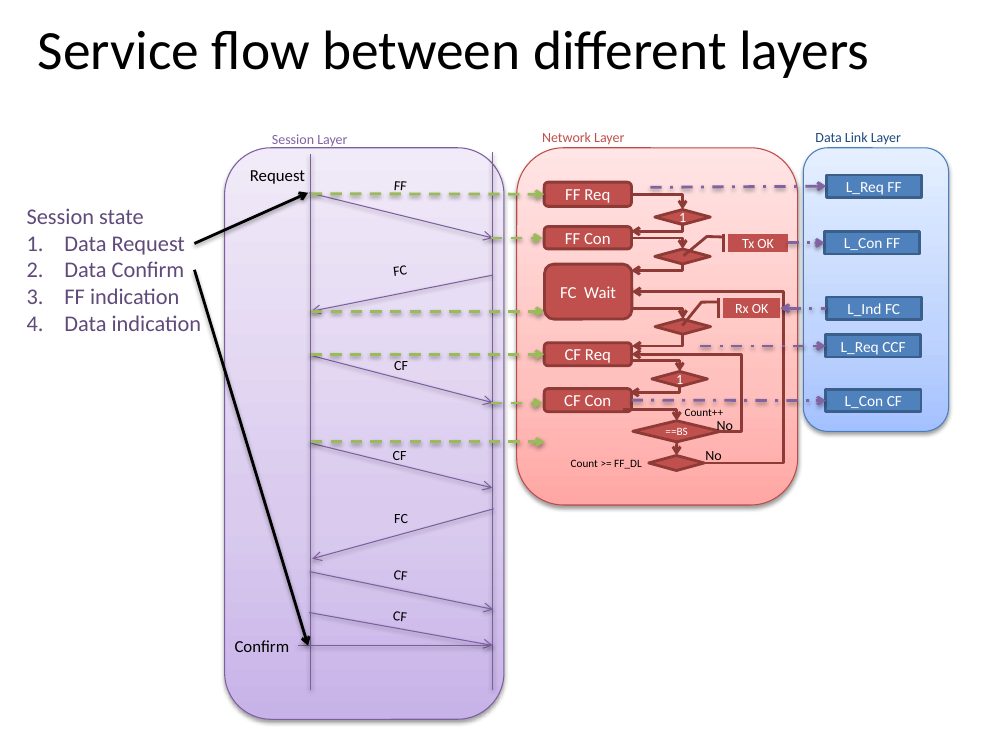
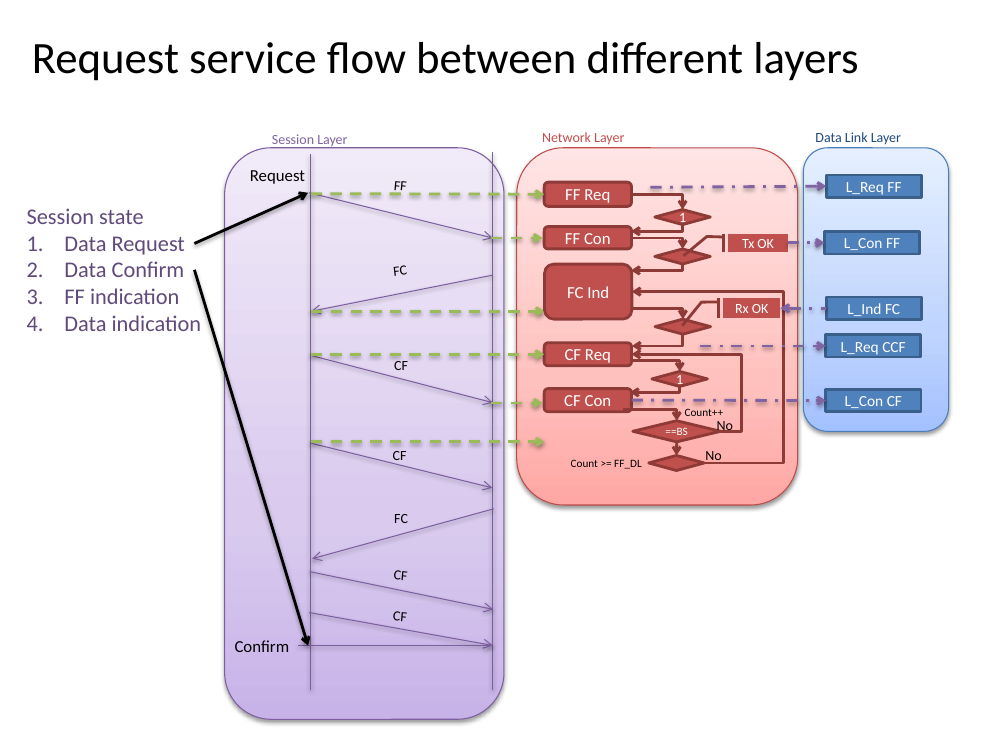
Before and after one commit to lznzhou33zzz/OBDII, a slide deck: slide 3 of OBD2/Document/OBD.pptx. Drawn at 1008x756 pixels with LibreOffice and Linux fonts; fonts in the diff are those of the drawing. Boxes give left, top, right and bottom in pixels: in the first picture for what was removed or moved away, otherwise in the second. Text is boxed around its words. In the diff, an @@ line names an element or a change of style, - is before the commit and + after.

```diff
--- a/OBD2/Document/OBD.pptx
+++ b/OBD2/Document/OBD.pptx
@@ title at (32, 42, 858, 81): text changed; size 39.6 to 32 pt @@
-Service flow between different layers
+Request service flow between different layers
@@ text in rounded rectangle at (567, 286, 609, 298): text changed @@
-FC Wait
+FC Ind
```
Also in this commit, not shown: 3 other slides changed.
